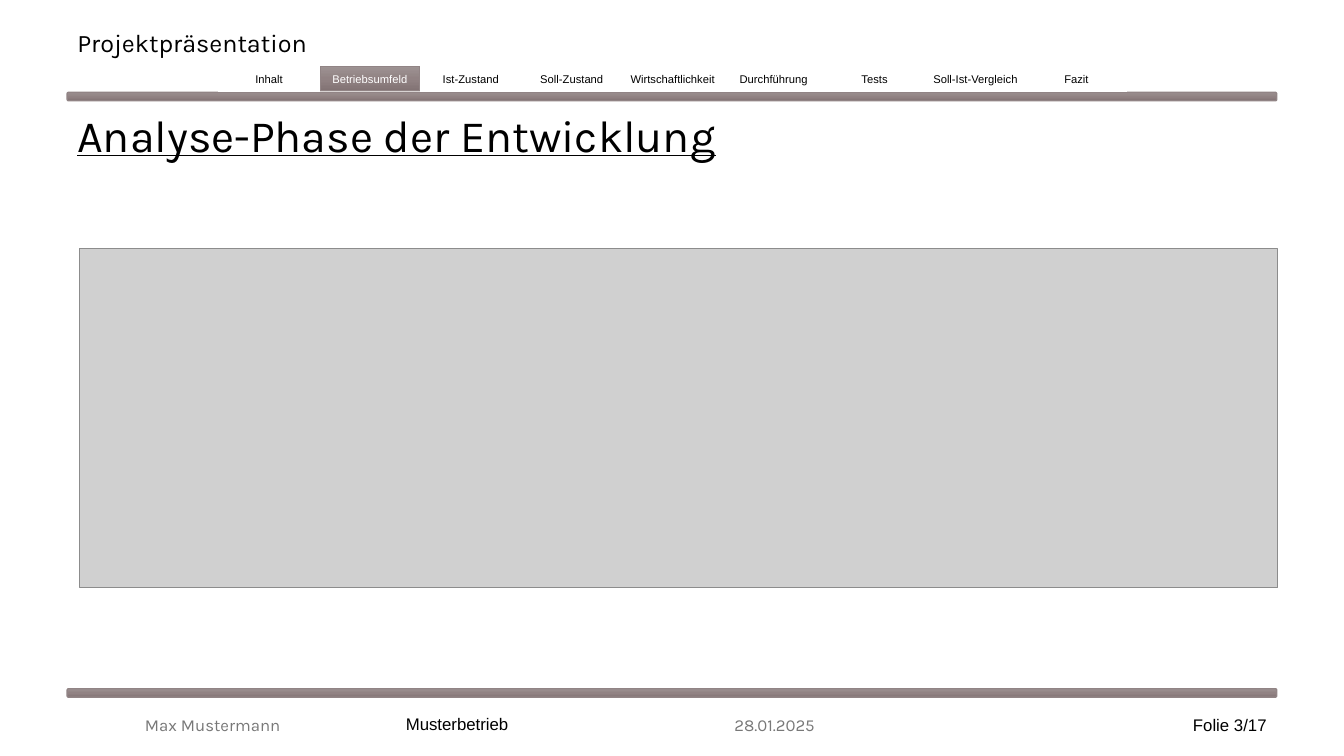
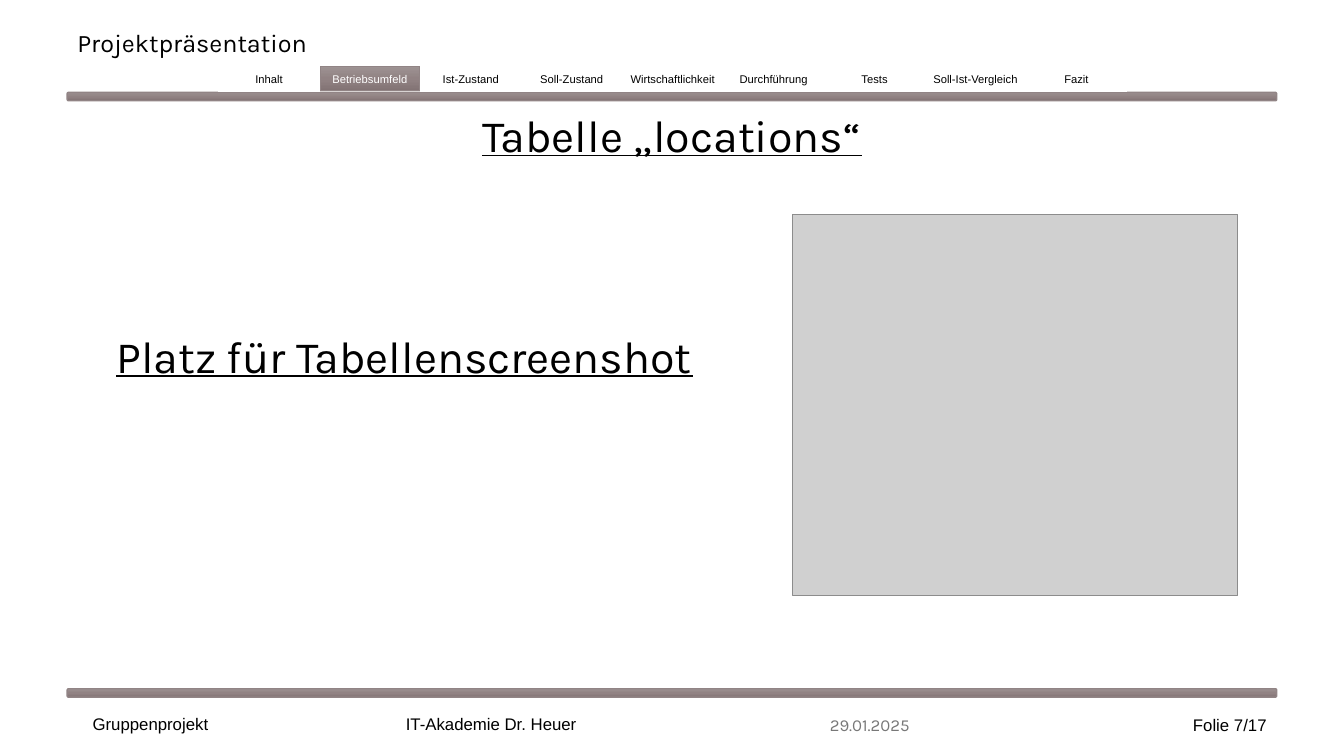
Before and after one commit to EkaterinaShmeleva/MediaManagementSystem, a slide deck: slide 7 of Medienverwaltungsdatenbank Gruppe1.pptx (slide 3 before the commit). Drawn at 1344x756 pixels with LibreOffice and Linux fonts; fonts in the diff are those of the drawing; grey boxes stand for pictures. Boxes give left, top, right and bottom in pixels: in the first picture for what was removed or moved away, otherwise in the second. Text is boxed around its words. In the diff, an @@ line names an element or a change of style, - is before the commit and + after.

```diff
--- a/Medienverwaltungsdatenbank Gruppe1.pptx
+++ b/Medienverwaltungsdatenbank Gruppe1.pptx
@@ text at (482,121,862,157): text changed @@
-Analyse-Phase der Entwicklung
+Tabelle „locations“
@@ picture added at (792,215,1238,596) @@
@@ picture removed at (80,249,1278,588) @@
@@ text added at (116,342,692,377), 32 pt, text #000000, underline @@
+Platz für Tabellenscreenshot
@@ text at (93,718,209,734): text changed; font Karla to Arial; text colour #797979 to #000000 @@
-Max Mustermann
+Gruppenprojekt
@@ text at (406,718,577,730): text changed @@
-Musterbetrieb
+IT-Akademie Dr. Heuer
@@ page number at (1193,719,1267,731): text changed @@
-Folie 3/17
+Folie 7/17
@@ text at (830,720,910,731): text changed @@
-28.01.2025
+29.01.2025
```
Also in this commit, not shown: 12 other slides changed, 1 slide added, 1 slide removed, 1 other file.
